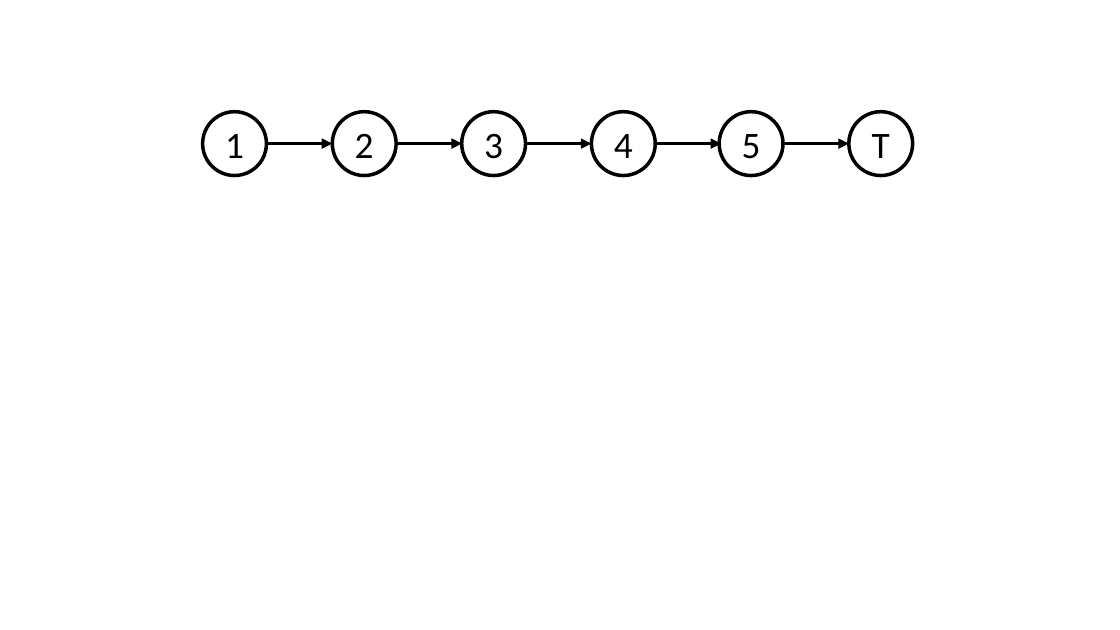
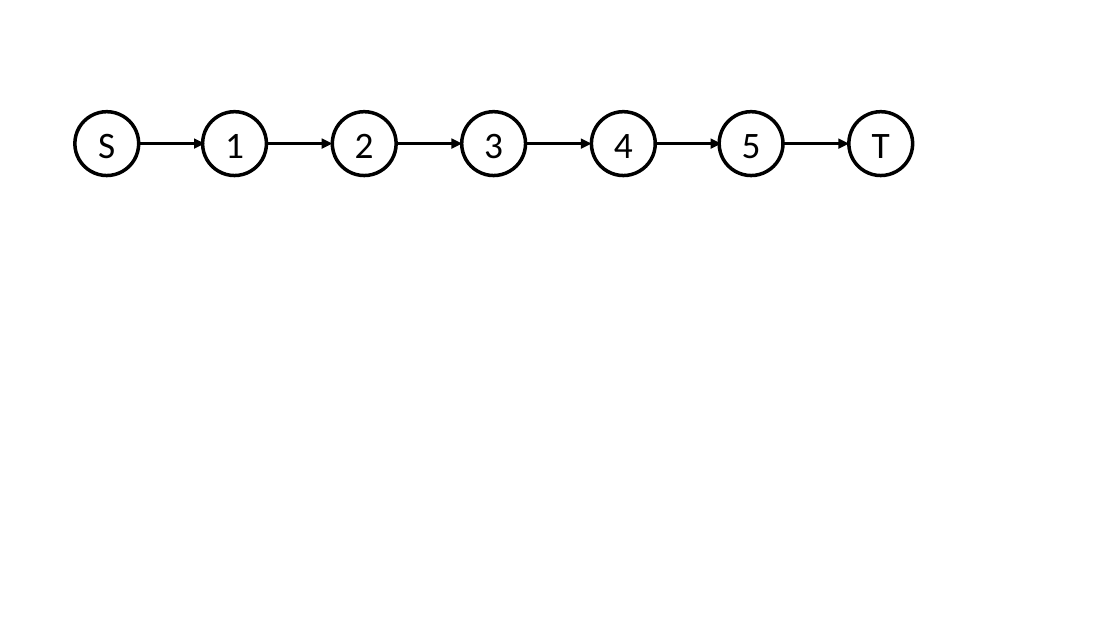
Before and after one commit to haoxiangyang89/PERT, a slide deck: slide 15 of Writeup/Graphs.pptx. Drawn at 1120x630 pixels with LibreOffice and Linux fonts; fonts in the diff are those of the drawing. Boxes give left, top, right and bottom in pixels: in the first picture for what was removed or moved away, otherwise in the second. Text is boxed around its words. In the diff, an @@ line names an element or a change of style, - is before the commit and + after.

```diff
--- a/Writeup/Graphs.pptx
+++ b/Writeup/Graphs.pptx
@@ ellipse added at (x1=75, y1=112, x2=139, y2=176), outline #000000 3 pt, 32 pt, text #000000 @@
+S
@@ arrow added from (139, 144) to (205, 144), #000000 3 pt @@
```
Also in this commit, not shown: 8 other files.
